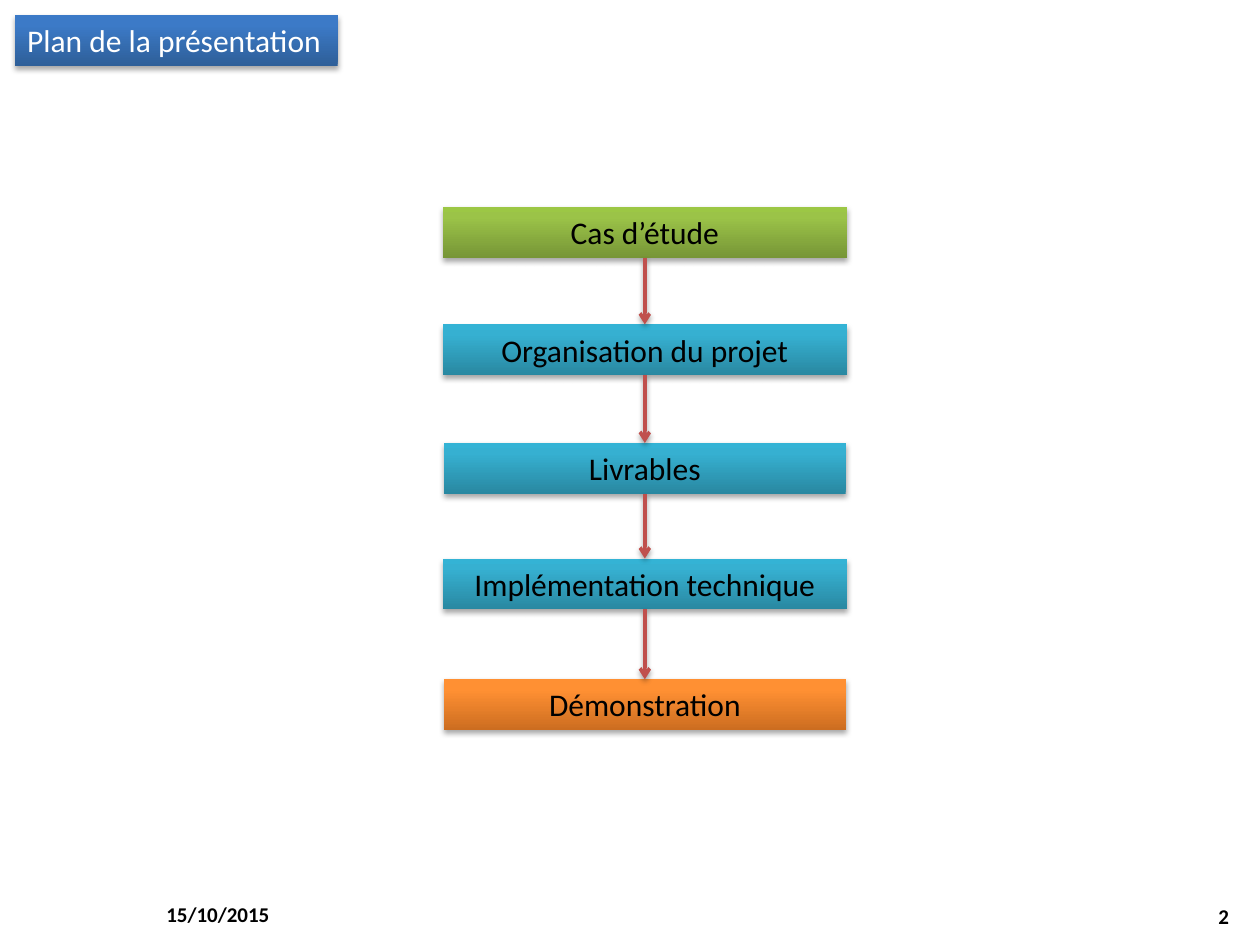
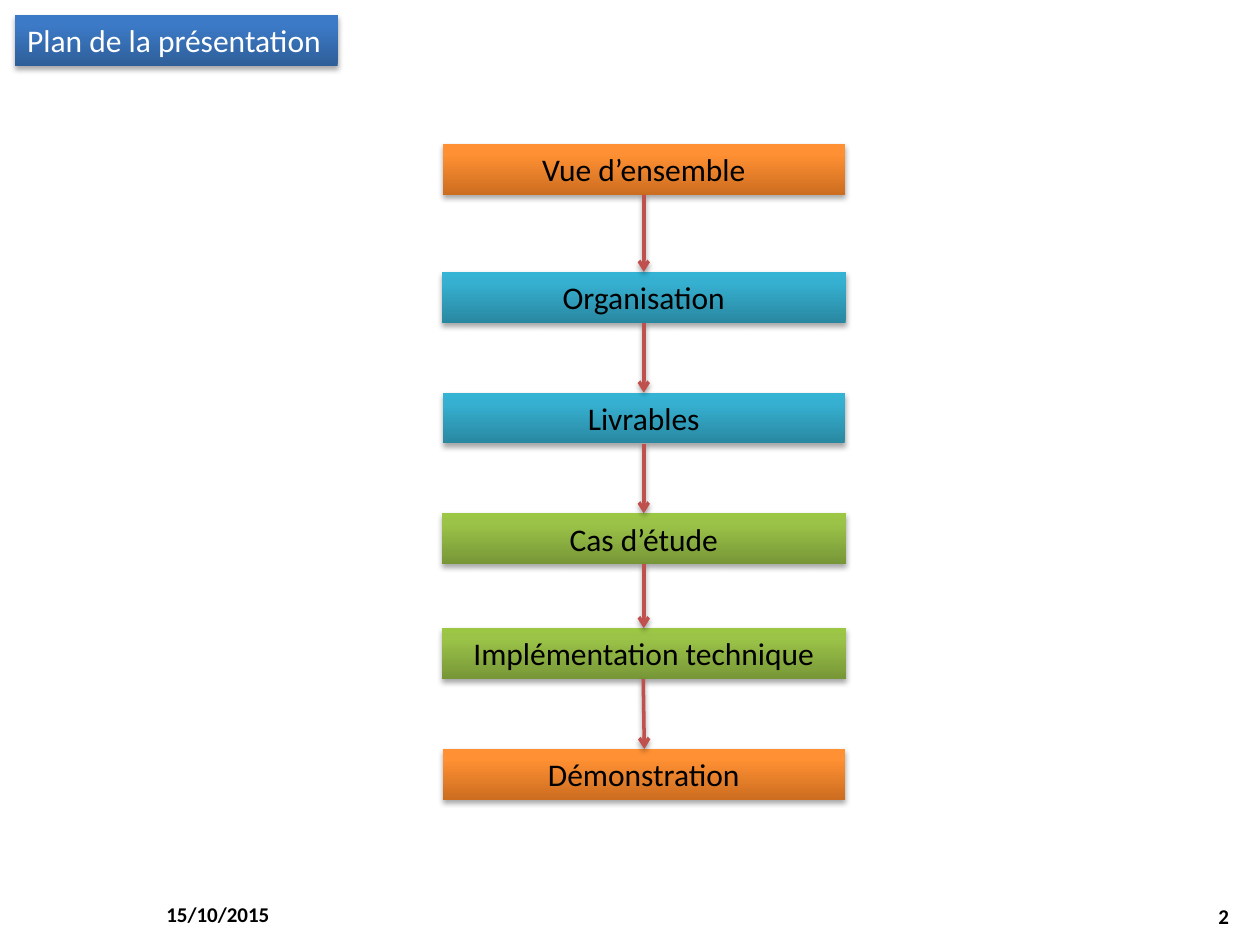
Before and after one commit to M2SIID-ODE/Projet_ODE, a slide deck: slide 2 of Livrables/Documentation/ProjetODE_Livrable_Presentation_Projet.pptx. Drawn at 1260x945 pixels with LibreOffice and Linux fonts; fonts in the diff are those of the drawing; background and template pictures are left out. Boxes give left, top, right and bottom in pixels: in the first picture for what was removed or moved away, otherwise in the second. Text is boxed around its words. In the diff, an @@ line names an element or a change of style, - is before the commit and + after.

```diff
--- a/Livrables/Documentation/ProjetODE_Livrable_Presentation_Projet.pptx
+++ b/Livrables/Documentation/ProjetODE_Livrable_Presentation_Projet.pptx
@@ rectangle added at (x1=442, y1=144, x2=844, y2=194), fill gradient #CC6E20 to #FF9034 to #FF9136, 18 pt, text #000000 @@
+Vue d’ensemble
@@ arrow moved from (645, 258) - (645, 325) to (644, 195) - (644, 272) @@
@@ rectangle "Organisation" moved from (x1=442, y1=325, x2=847, y2=375) to (x1=442, y1=272, x2=847, y2=323) @@
@@ text in rectangle at (x1=563, y1=287, x2=725, y2=315): text changed @@
-Organisation du projet
+Organisation
@@ arrow moved from (645, 375) - (645, 444) to (644, 323) - (644, 393) @@
@@ rectangle "Livrables" moved from (x1=444, y1=444, x2=845, y2=494) to (x1=442, y1=393, x2=844, y2=444) @@
@@ arrow moved from (645, 494) - (645, 558) to (644, 444) - (644, 513) @@
@@ rectangle "Cas d’étude" moved from (x1=442, y1=207, x2=847, y2=257) to (x1=441, y1=513, x2=845, y2=563) @@
@@ arrow added from (644, 564) to (644, 629), #C0504D 2 pt @@
@@ rectangle "Implémentation technique" at (x1=441, y1=629, x2=845, y2=679): fill gradient #2A88A2 to #37B1D2 to #34B4D6 to gradient #779737 to #9BC348 to #9DC746 @@
@@ 2 rectangles, 1 arrow moved together from (x1=442, y1=558, x2=847, y2=730) to (x1=441, y1=629, x2=845, y2=799) @@
```
Also in this commit, not shown: 5 other slides changed, 2 slides added.
